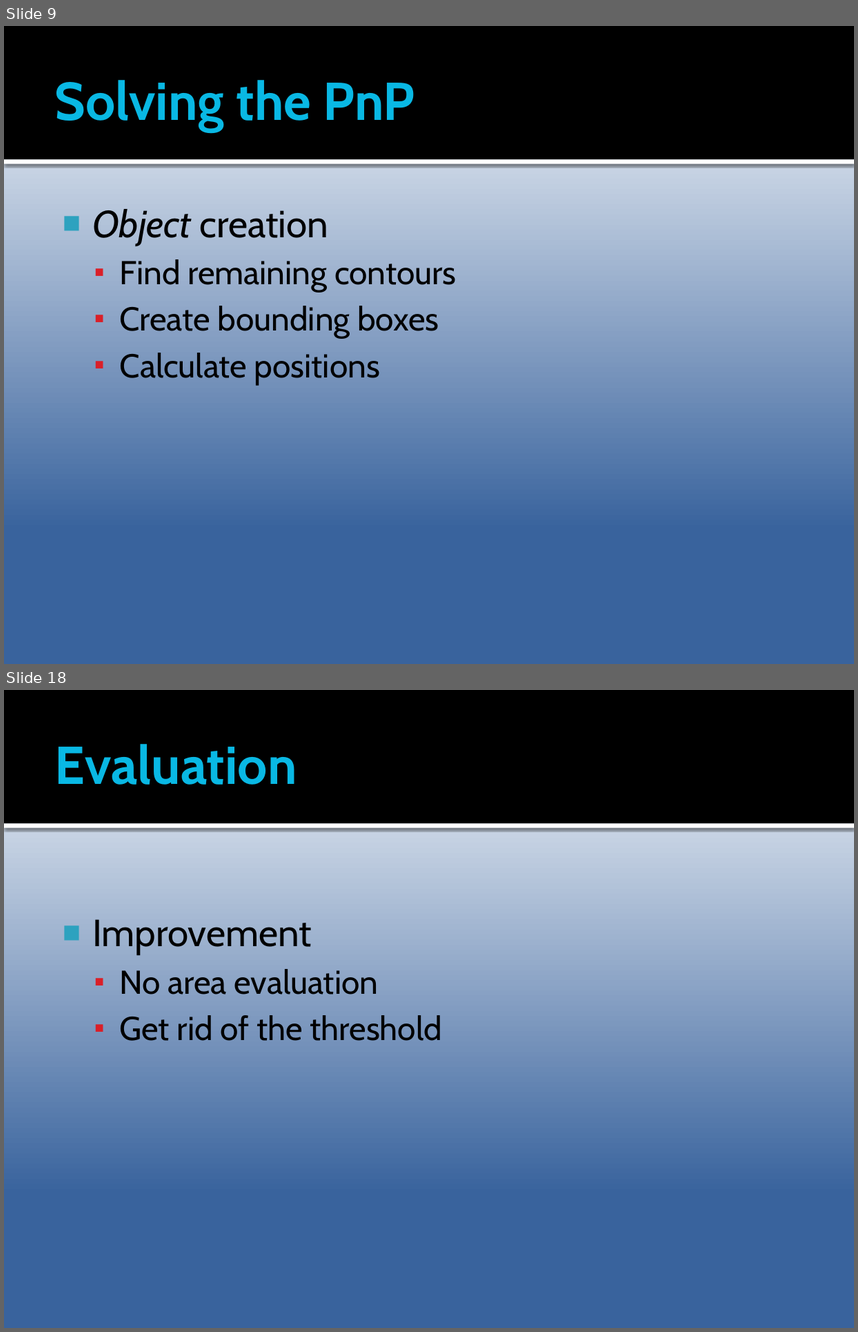
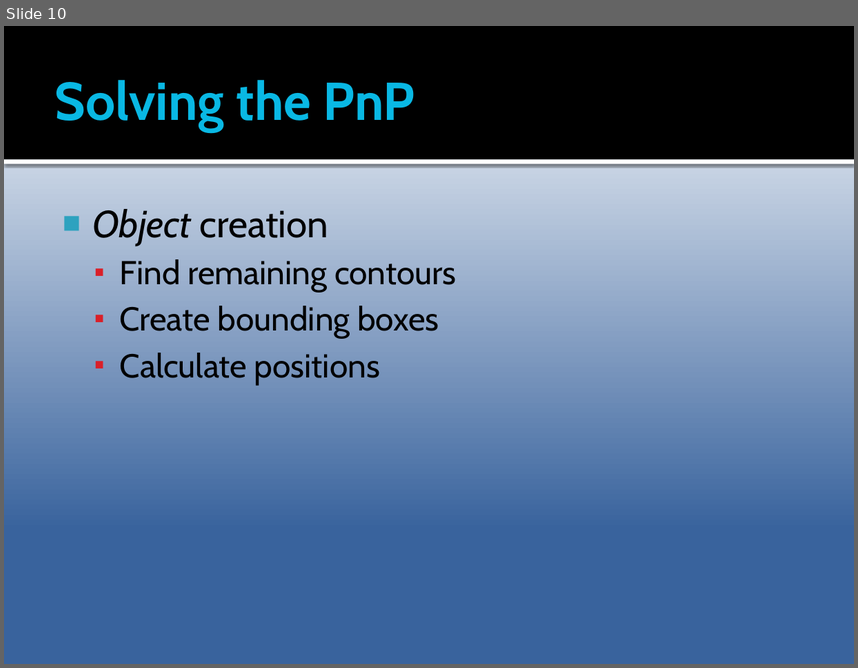
Before and after one commit to Epipolarna/Tracking, a slide deck: 3D Reconstruction/Documentation/TSBB15prez.pptx. Shown one above the other, each under a label of ours: slides 9 and 18 before the commit, slide 10 after it; the slides between them are not shown. The pictures are 858x1332 and 858x668 pixels, drawn with LibreOffice and Linux fonts; fonts in the diff are those of the drawing. Boxes give left, top, right and bottom in pixels: in the first picture for what was removed or moved away, otherwise in the second. Text is boxed around its words. In the diff, an @@ line names an element or a change of style, - is before the commit and + after.

```diff
--- a/3D Reconstruction/Documentation/TSBB15prez.pptx
+++ b/3D Reconstruction/Documentation/TSBB15prez.pptx
@@ slide 18 removed at [4,690,854,1328], background gradient #FFFFFF to #39639D; not listed: 2 template elements that a slide beside it also shows @@
@@ title removed at [55,744,297,785] @@
-Evaluation
@@ text removed at [92,919,442,1041] @@
-■ Improvement
-  ▪ No area evaluation
-  ▪ Get rid of the threshold
@@ what was slide 9 is now slide 10 @@
```
Also in this commit, not shown: 2 slides changed, 5 slides added, 10 other slides removed.
